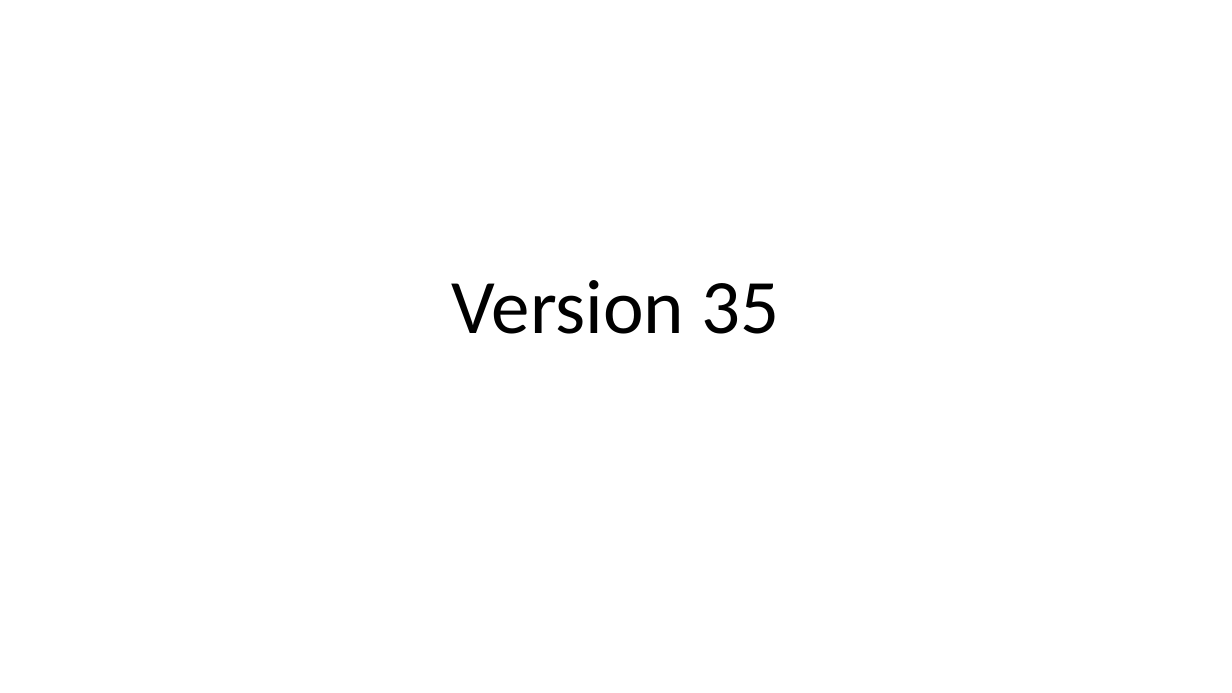
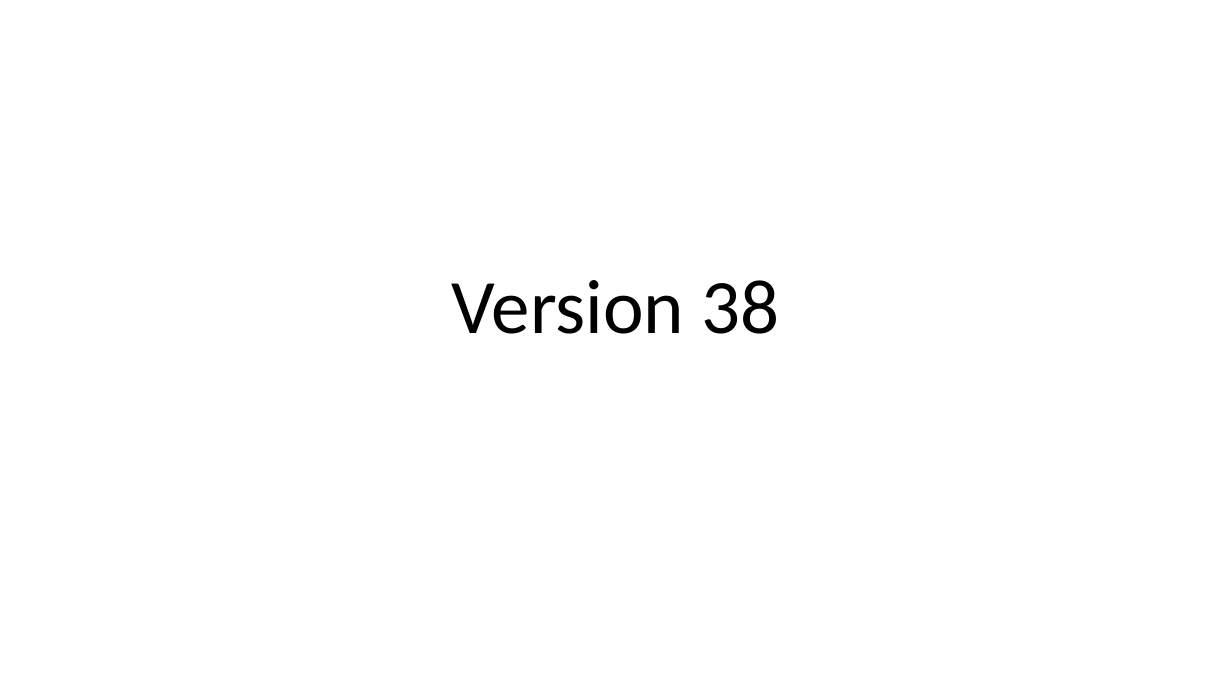
Before and after one commit to Brindley/brindley, a slide deck: slide 1 of PowerPoint/PPTTest.pptx. Drawn at 1232x693 pixels with LibreOffice and Linux fonts; fonts in the diff are those of the drawing. Boxes give left, top, right and bottom in pixels: in the first picture for what was removed or moved away, otherwise in the second. Text is boxed around its words. In the diff, an @@ line names an element or a change of style, - is before the commit and + after.

Commit message:
jhj

```diff
--- a/PowerPoint/PPTTest.pptx
+++ b/PowerPoint/PPTTest.pptx
@@ title at <box>452,280,780,334</box>: text changed @@
-Version 35
+Version 38
```
